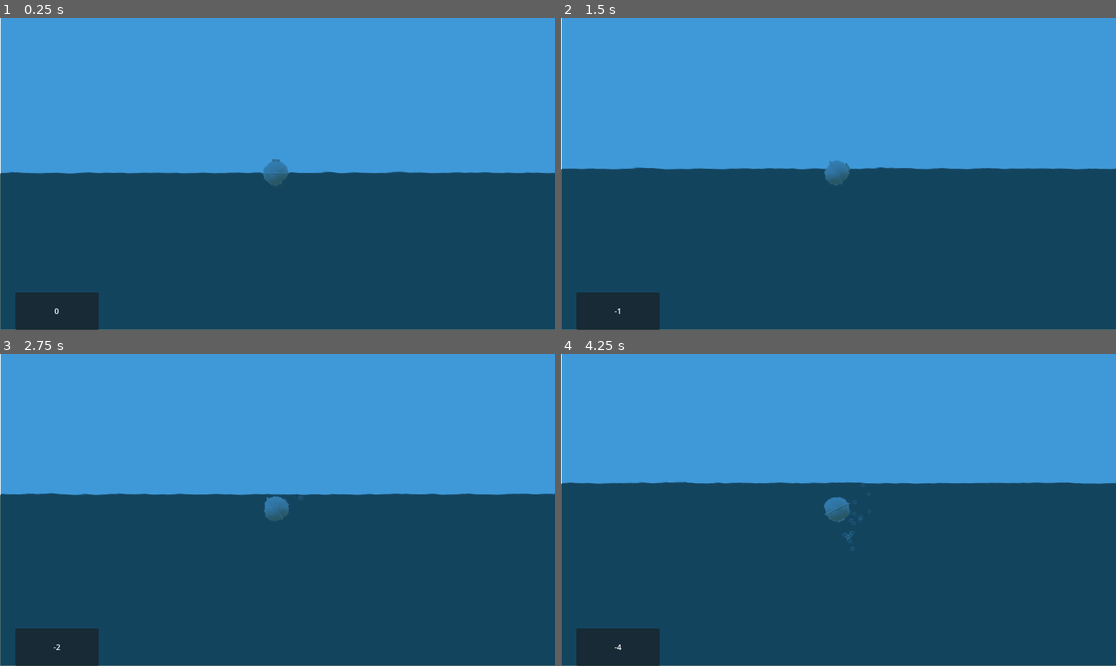
Above: before the commit, frames 1-4 (two rows, left to right).
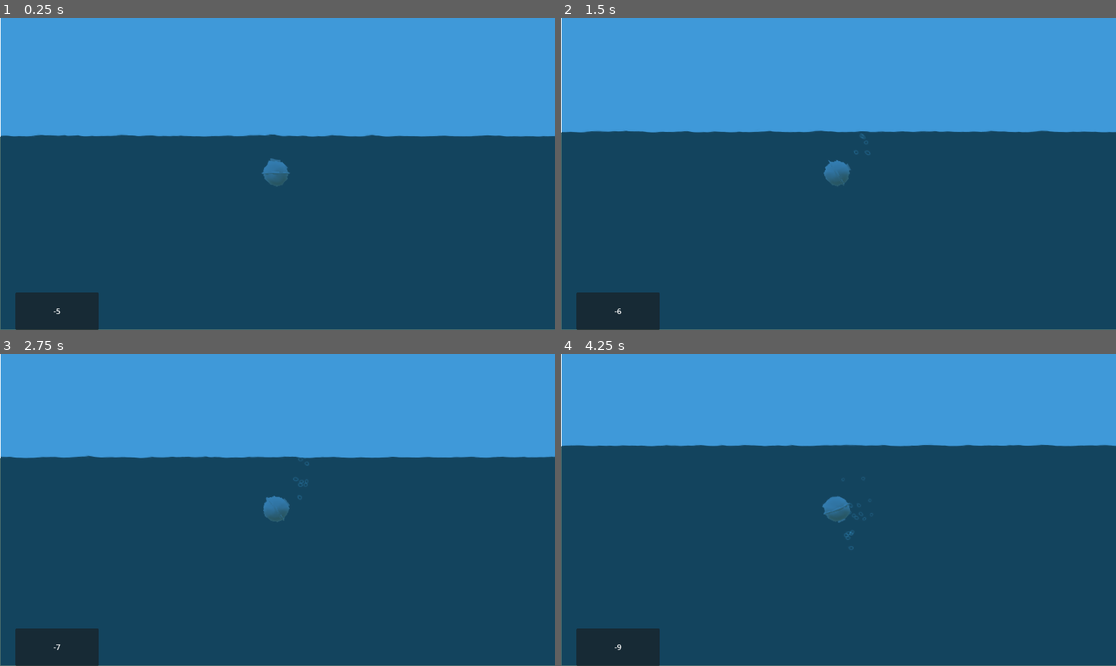
Above: after the commit, the same moments.

Repository: weronikaolejniczak/rated-t-for-trash
Game: Godot game, scene res://Scenes/Game/game_scene.tscn
Two runs of this game, one before a commit and one after it. Both use one fixed random seed, a clock stepped at 60 frames per second and the inputs below. The engine's default icon, where the game draws it, is replaced by a stand-in: a white triangle on a blue panel in a dark square.
Inputs:
- Up to frame 1 (0.25 s): no input
- Up to frame 2 (1.5 s): tap Enter at 0.5 s; hold D (rotate_right) 0.53-1.28 s; hold Space (boost) 0.53-1.28 s; hold A (rotate_left) from 1.28 s (still down); tap Space (boost) at 1.35 s
- Up to frame 3 (2.75 s): release A (rotate_left) at 2.03 s; hold D (rotate_right) from 2.03 s (still down); hold Space (boost) from 2.03 s (still down)
- Up to frame 4 (4.25 s): release Space (boost) at 2.78 s; tap Space (boost) at 2.85 s; release D (rotate_right) at 3.53 s; hold A (rotate_left) from 3.53 s (still down); hold Space (boost) from 3.53 s (still down)

The runs differ from the first frame. In frame 1, 12% of the frame differs, in the area x 0-100%, y 37-95%; in frame 2, 12%; in frame 3, 12%; in frame 4, 12%, in the area x 0-100%, y 28-95%.

Commit message:
improve world boundaries

Diff:
--- /dev/null
+++ b/Assets/Materials/ocean_background.tres
@@ -0,0 +1,4 @@
+[gd_resource type="StandardMaterial3D" format=3 uid="uid://dl71wespr01d8"]
+
+[resource]
+albedo_color = Color(0.0894857, 0.19623, 0.206882, 1)
--- /dev/null
+++ b/Assets/Materials/transparent.tres
@@ -0,0 +1,5 @@
+[gd_resource type="StandardMaterial3D" format=3 uid="uid://c4k1pfqnpmstg"]
+
+[resource]
+transparency = 1
+albedo_color = Color(1, 1, 1, 0)
--- a/Scenes/Game/game_scene.tscn
+++ b/Scenes/Game/game_scene.tscn
@@ -1,8 +1,10 @@
-[gd_scene load_steps=12 format=3 uid="uid://b53pfq04i66yx"]
+[gd_scene load_steps=13 format=3 uid="uid://b53pfq04i66yx"]
 
 [ext_resource type="PackedScene" uid="uid://bi47kxe10605f" path="res://Scenes/Player/player.tscn" id="1_2p8i2"]
 [ext_resource type="Script" uid="uid://608u0y5rwy1g" path="res://Scenes/Game/game.gd" id="1_m6pt0"]
 [ext_resource type="PackedScene" uid="uid://bfpbl3k6wqqeq" path="res://Scenes/Camera/camera.tscn" id="2_7r8ec"]
+[ext_resource type="Material" uid="uid://dl71wespr01d8" path="res://Assets/Materials/ocean_background.tres" id="2_jxx51"]
+[ext_resource type="Material" uid="uid://c4k1pfqnpmstg" path="res://Assets/Materials/transparent.tres" id="2_wsift"]
 [ext_resource type="PackedScene" uid="uid://cuv7hwr6hsmuy" path="res://Scenes/Water/water_scene.tscn" id="3_04h35"]
 [ext_resource type="PackedScene" uid="uid://c5bdt61nijh0t" path="res://Scenes/Material/material.tscn" id="4_83mwp"]
 [ext_resource type="PackedScene" uid="uid://gv78faxp2l67" path="res://Scenes/Spawner/spawner.tscn" id="4_kr7le"]
@@ -24,9 +26,6 @@
 volumetric_fog_enabled = true
 volumetric_fog_density = 0.03
 
-[sub_resource type="StandardMaterial3D" id="StandardMaterial3D_l6yvh"]
-albedo_color = Color(0.0894857, 0.19623, 0.206882, 1)
-
 [node name="Game" type="Node3D"]
 script = ExtResource("1_m6pt0")
 fog_depth_scale = 4292.0
@@ -34,25 +33,41 @@
 [node name="WorldEnvironment" type="WorldEnvironment" parent="."]
 environment = SubResource("Environment_04h35")
 
-[node name="Background" type="CSGBox3D" parent="."]
+[node name="WorldBoundaries" type="Node3D" parent="."]
+
+[node name="Background" type="CSGBox3D" parent="WorldBoundaries"]
 transform = Transform3D(1, 0, 0, 0, 1, 0, 0, 0, 1, 0, -1000, -20)
-material_override = SubResource("StandardMaterial3D_l6yvh")
+material_override = ExtResource("2_jxx51")
+use_collision = true
+size = Vector3(200, 2000, 1)
+
+[node name="Right wall" type="CSGBox3D" parent="WorldBoundaries"]
+transform = Transform3D(-2.18557e-08, 0, -1, 0, 1, 0, 0.5, 0, -4.37114e-08, 49.5, -1000, 5.5)
+material_override = ExtResource("2_wsift")
 use_collision = true
 size = Vector3(100, 2000, 1)
 
-[node name="Right wall" type="CSGBox3D" parent="."]
-transform = Transform3D(-2.18557e-08, 0, -1, 0, 1, 0, 0.5, 0, -4.37114e-08, 49.5, -1000, 5.5)
-material_override = SubResource("StandardMaterial3D_l6yvh")
+[node name="Left wall" type="CSGBox3D" parent="WorldBoundaries"]
+transform = Transform3D(-2.18557e-08, 0, -1, 0, 1, 0, 0.5, 0, -4.37114e-08, -49.5, -1000, 5.5)
+material_override = ExtResource("2_wsift")
 use_collision = true
 size = Vector3(100, 2000, 1)
 
-[node name="Left wall" type="CSGBox3D" parent="."]
-transform = Transform3D(-2.18557e-08, 0, -1, 0, 1, 0, 0.5, 0, -4.37114e-08, -49.5, -1000, 5.5)
-material_override = SubResource("StandardMaterial3D_l6yvh")
+[node name="Ceiling" type="CSGBox3D" parent="WorldBoundaries"]
+transform = Transform3D(-2.18557e-08, -1, 0, -2.18557e-08, 1.91069e-15, -0.5, 0.5, -4.37114e-08, -2.18557e-08, 0, 0.25, 5.5)
+material_override = ExtResource("2_wsift")
 use_collision = true
-size = Vector3(100, 2000, 1)
+size = Vector3(100, 100, 1)
+
+[node name="Floor" type="CSGBox3D" parent="WorldBoundaries"]
+transform = Transform3D(-2.18557e-08, -1, 0, -2.18557e-08, 1.91069e-15, -0.5, 0.5, -4.37114e-08, -2.18557e-08, 0, -2000.25, 5.5)
+material_override = ExtResource("2_jxx51")
+use_collision = true
+collision_mask = 9
+size = Vector3(100, 200, 1)
 
 [node name="Player" parent="." instance=ExtResource("1_2p8i2")]
+transform = Transform3D(1, 0, 0, 0, 1, 0, 0, 0, 1, 0, -5, 0)
 
 [node name="Camera" parent="." node_paths=PackedStringArray("target") instance=ExtResource("2_7r8ec")]
 target = NodePath("../Player")
--- a/Scenes/UI/ui.tscn
+++ b/Scenes/UI/ui.tscn
@@ -27,7 +27,6 @@
 offset_right = 173.0
 offset_bottom = 39.0
 grow_vertical = 2
-theme_override_font_sizes/normal_font_size = 16
 text = "1000"
 fit_content = true
 autowrap_mode = 0
